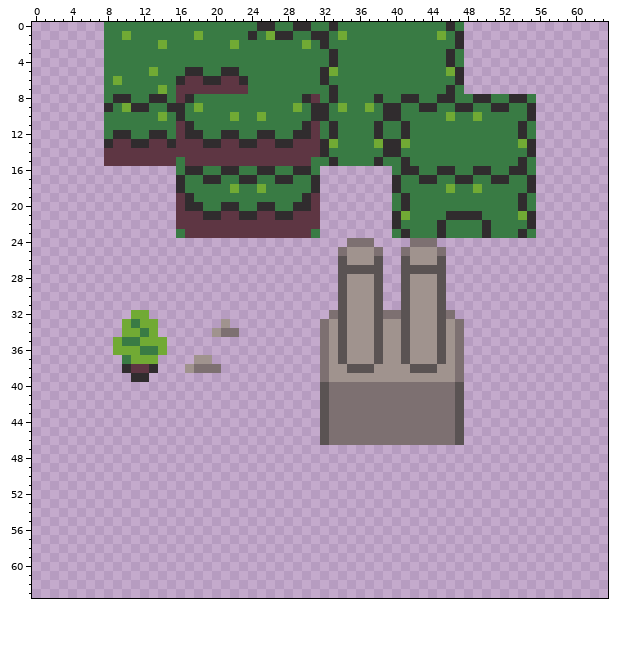
A pixel-art sprite gets an edit: sprites/Tilesets/Forest.png. The first picture shows the starting point.
The file is 64x64 pixels.
The same view after the edit:
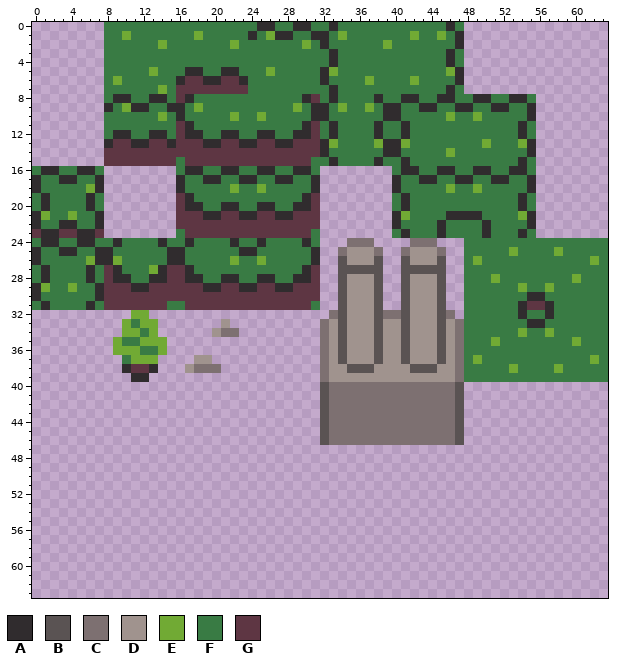
Palette (. is transparent): A #302c2e  B #5a5353  C #7d7071  D #a0938e  E #71aa34  F #397b44  G #5e3643
Difference:
{"y":1,"x":42,"old":"F","new":"E"}
{"y":2,"x":39,"old":"F","new":"E"}
{"y":5,"x":26,"old":"F","new":"E"}
{"y":6,"x":37,"old":"F","new":"E"}
{"y":6,"x":42,"old":"F","new":"E"}
{"y":13,"x":50,"old":"F","new":"E"}
{"y":14,"x":46,"old":"F","new":"E"}
{"y":16,"x":0,"old":"........","new":"FAAFFAAF"}
{"y":17,"x":0,"old":"........","new":"AFFAAFFA"}
{"y":18,"x":0,"old":"........","new":"AFFFFFEA"}
{"y":19,"x":0,"old":"........","new":"FAFFFFAF"}
{"y":20,"x":0,"old":"........","new":"FAFFFFAF"}
{"y":21,"x":0,"old":"........","new":"AEFFEFFA"}
{"y":22,"x":0,"old":"........","new":"AFFAAFFA"}
{"y":23,"x":0,"old":"........","new":"GAAGGAAG"}
{"y":24,"x":0,"old":"................................","new":"FAAFFAAFFAFFFFAFFAFFFFAFFAFFFFAF"}
{"y":24,"x":48,"old":"................","new":"FFFFFFFFFFFFFFFF"}
{"y":25,"x":0,"old":"................................","new":"AFFAAFFAAFFFFFFAAFFFFFFAAFFFFFFA"}
{"y":25,"x":48,"old":"................","new":"FFFFFEFFFFEFFFFF"}
{"y":26,"x":0,"old":"................................","new":"AFFFFFEAAEFFFFFAAFFFFFEFFEFFFFFA"}
{"y":26,"x":48,"old":"................","new":"FEFFFFFFFFFFFFEF"}
{"y":27,"x":0,"old":"................................","new":"FAFFFFAFGAFFFEAGGAFFFFFFFFFFFFAG"}
{"y":27,"x":48,"old":"................","new":"FFFFFFFFFFFFFFFF"}
{"y":28,"x":0,"old":"................................","new":"FAFFFFAFGAAFFAAGGAAFFAAFFAAFFAAG"}
{"y":28,"x":48,"old":"................","new":"FFFEFFFFFFFFEFFF"}
{"y":29,"x":0,"old":"................................","new":"AEFFEFFAGGGAAGGGGGGAAGGAAGGAAGGG"}
{"y":29,"x":48,"old":"................","new":"FFFFFFEFFEFFFFFF"}
{"y":30,"x":0,"old":"................................","new":"AFFFFFFAGGGGGGGGGGGGGGGGGGGGGGGG"}
{"y":30,"x":48,"old":"................","new":"FFFFFFFAAFFFFFFF"}
{"y":31,"x":0,"old":"................................","new":"FAFFFFAFGGGGGGGFFGGGGGGGGGGGGGGF"}
{"y":31,"x":48,"old":"................","new":"FFFFFFAGGAFFFFFF"}
{"y":32,"x":48,"old":"................","new":"FFFFFFAFFAFFFFFF"}
{"y":33,"x":48,"old":"................","new":"FFFFFFFAAFFFFFFF"}
{"y":34,"x":48,"old":"................","new":"FFFFFFEFFEFFFFFF"}
{"y":35,"x":48,"old":"................","new":"FFFEFFFFFFFFEFFF"}
{"y":36,"x":48,"old":"................","new":"FFFFFFFFFFFFFFFF"}
{"y":37,"x":48,"old":"................","new":"FEFFFFFFFFFFFFEF"}
{"y":38,"x":48,"old":"................","new":"FFFFFEFFFFEFFFFF"}
{"y":39,"x":48,"old":"................","new":"FFFFFFFFFFFFFFFF"}
